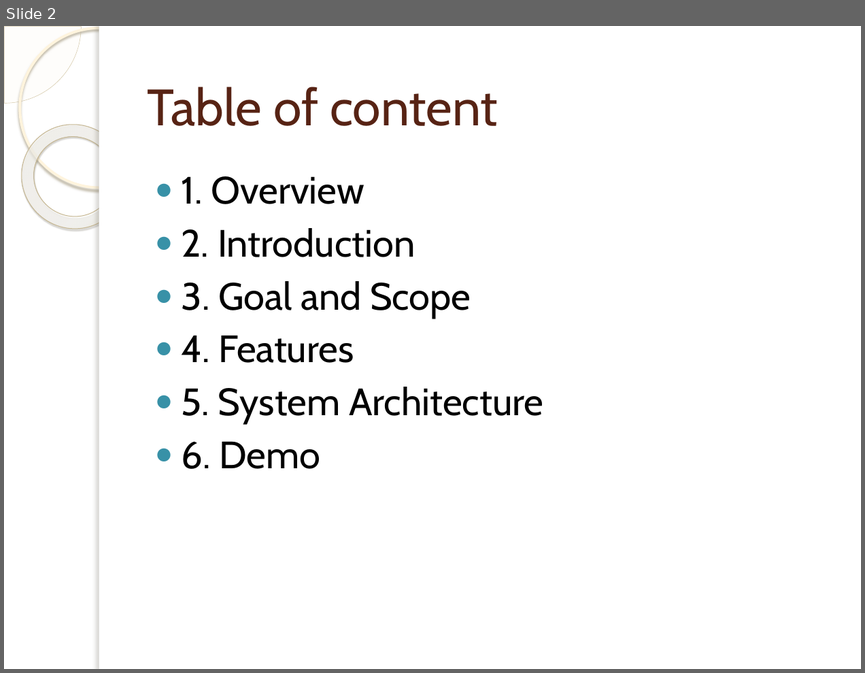
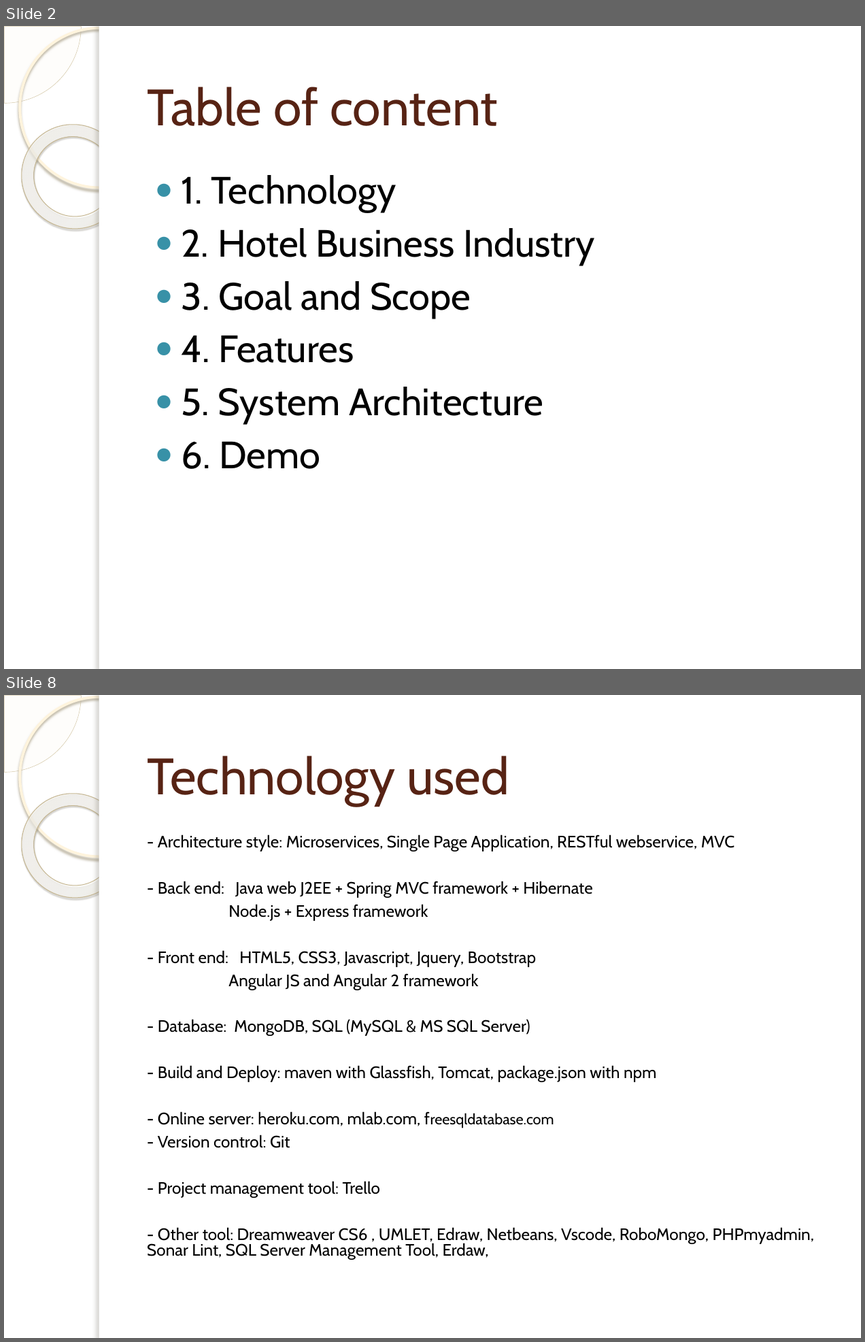
Before and after one commit to dohungcuongdev/thesis-documentation, a slide deck: Thesis-review.pptx. Shown one above the other, each under a label of ours: slide 2 before the commit, slides 2 and 8 after it; the slides between them are not shown. The pictures are 865x673 and 865x1342 pixels, drawn with LibreOffice and Linux fonts; fonts in the diff are those of the drawing; background and template pictures are left out. Boxes give left, top, right and bottom in pixels: in the first picture for what was removed or moved away, otherwise in the second. Text is boxed around its words. In the diff, an @@ line names an element or a change of style, - is before the commit and + after.

```diff
--- a/Thesis-review.pptx
+++ b/Thesis-review.pptx
@@ slide 8 added at [4, 695, 861, 1338], background picture (left out); not listed: 5 template elements that a slide beside it also shows @@
@@ title added at [147, 756, 509, 805], 43 pt, text #572314 @@
+Technology used
@@ text added at [147, 834, 814, 1259], 13.9 pt, text #000000 @@
+- Architecture style: Microservices, Single Page Application, RESTful webservice, MVC
+- Back end: Java web J2EE + Spring MVC framework + Hibernate
+Node.js + Express framework
+- Front end: HTML5, CSS3, Javascript, Jquery, Bootstrap
+Angular JS and Angular 2 framework
+- Database: MongoDB, SQL (MySQL & MS SQL Server)
+- Build and Deploy: maven with Glassfish, Tomcat, package.json with npm
+- Online server: heroku.com, mlab.com, freesqldatabase.com
+- Version control: Git
+- Project management tool: Trello
+- Other tool: Dreamweaver CS6 , UMLET, Edraw, Netbeans, Vscode, RoboMongo, PHPmyadmin, Sonar Lint, SQL Server Management Tool, Erdaw,
@@ slide 2 changed as well @@
@@ text at [181, 175, 595, 265]: text changed @@
-● 1. Overview
-● 2. Introduction
+● 1. Technology
+● 2. Hotel Business Industry
```
Also in this commit, not shown: 1 other slide changed, 19 other slides added, 5 slides removed, 9 other files.
